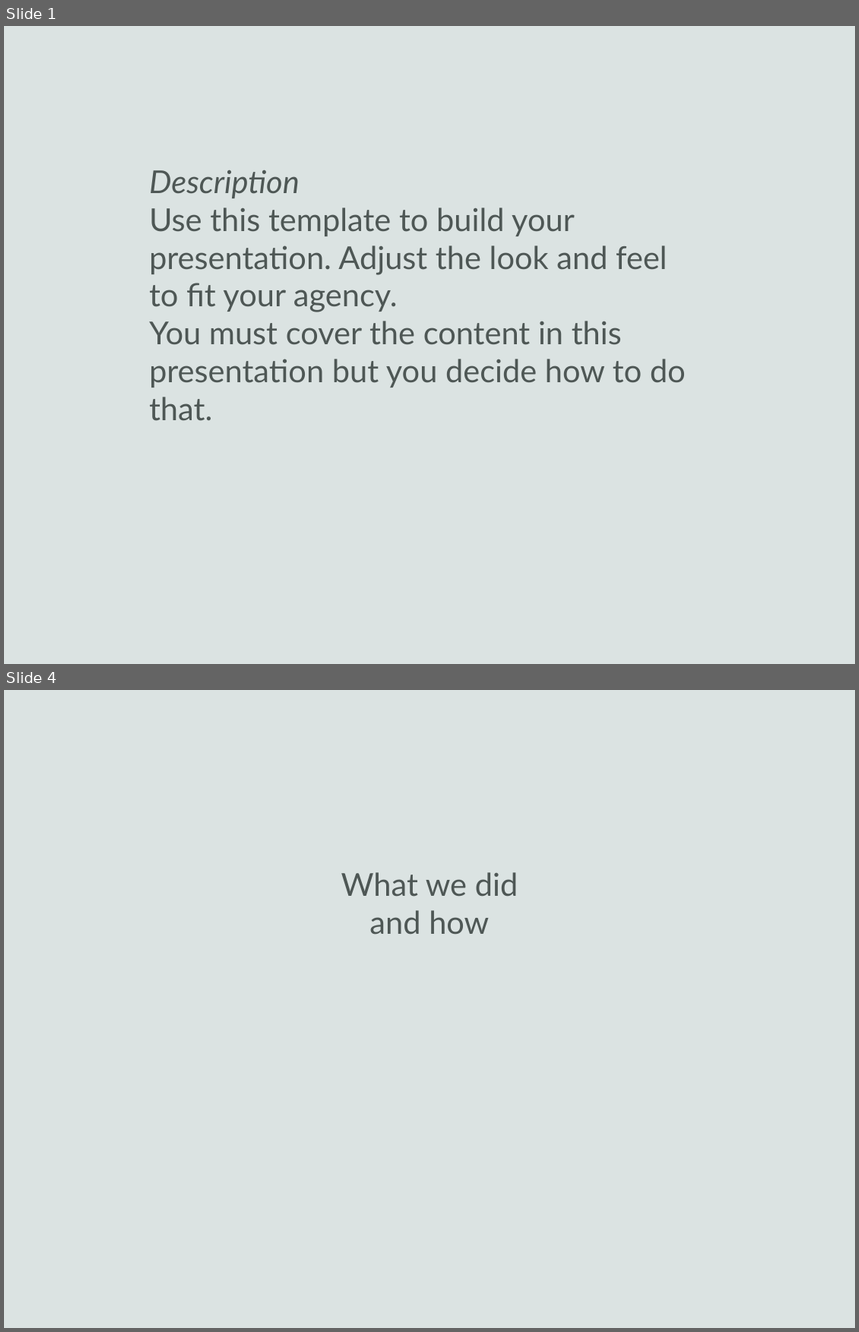
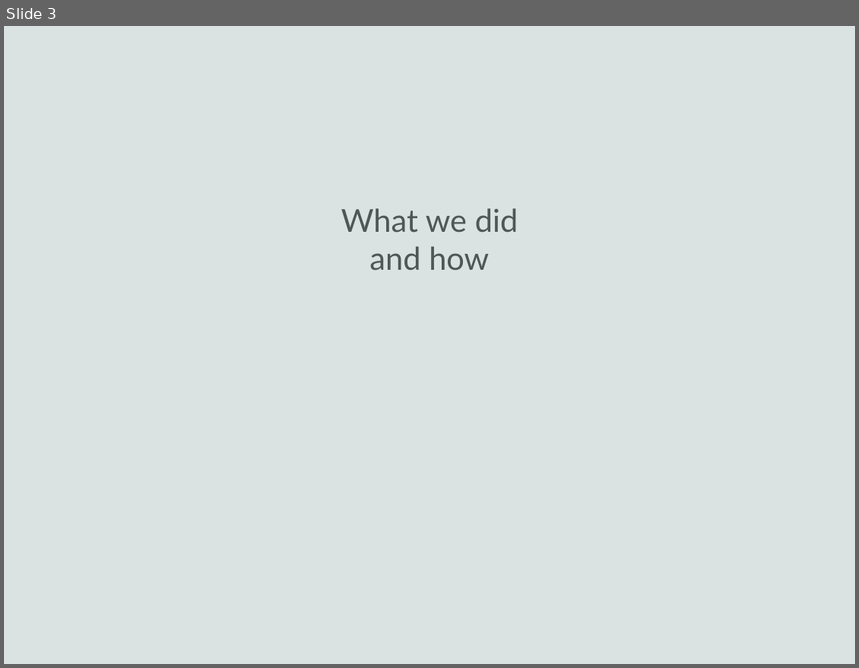
Before and after one commit to Pederytter/uglytub, a slide deck: præsentation/presentation_template.pptx. Shown one above the other, each under a label of ours: slides 1 and 4 before the commit, slide 3 after it; the slides between them are not shown. The pictures are 859x1332 and 859x668 pixels, drawn with LibreOffice and Linux fonts; fonts in the diff are those of the drawing; background and template pictures are left out. Boxes give left, top, right and bottom in pixels: in the first picture for what was removed or moved away, otherwise in the second. Text is boxed around its words. In the diff, an @@ line names an element or a change of style, - is before the commit and + after.

```diff
--- a/præsentation/presentation_template.pptx
+++ b/præsentation/presentation_template.pptx
@@ slide 1 removed at [4, 26, 855, 664], background #DBE3E2 @@
@@ text removed at [149, 170, 686, 421] @@
-Description
-Use this template to build your
-presentation. Adjust the look and feel
-to fit your agency.
-You must cover the content in this
-presentation but you decide how to do
-that.
@@ what was slide 4 is now slide 3 @@
```
Also in this commit, not shown: 1 slide changed, 1 slide added, 1 other slide removed, 2 other files.
